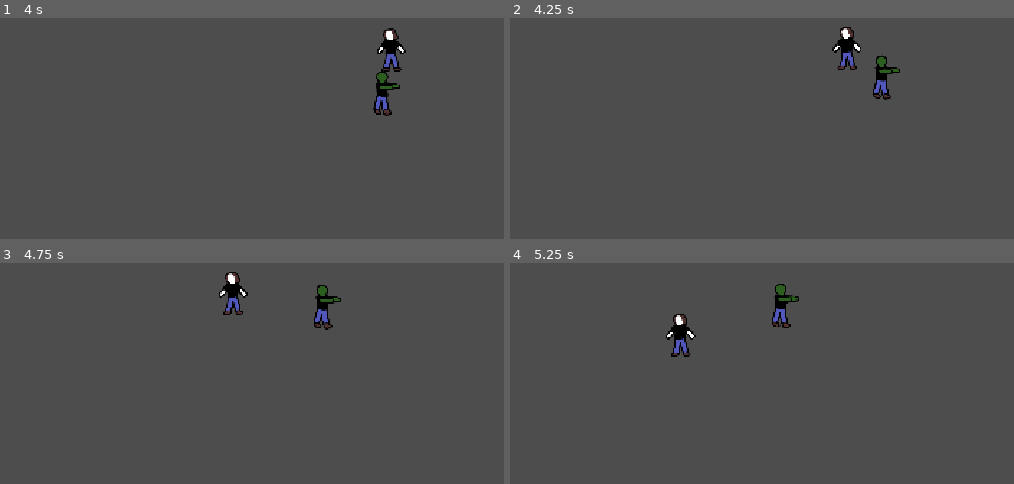
Above: before the commit, frames 1-4 (two rows, left to right).
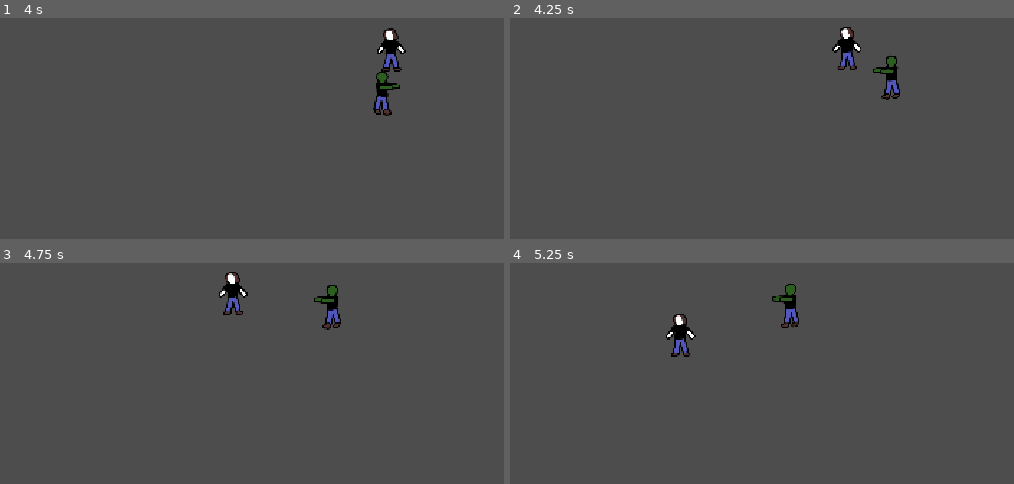
Above: after the commit, the same moments.

Repository: lkump/monster-mosh
Game: Godot game, scene res://main.tscn
Two runs of this game, one before a commit and one after it. Both use one fixed random seed, a clock stepped at 60 frames per second and the inputs below. The project has no main scene, so this scene is started directly.
Inputs:
- Up to frame 1 (4 s): hold D (right) 0.53-1.28 s; tap Space (attack) every 0.75 s from 0.6 to 3.6 s; hold S (down) 1.28-2.03 s; hold D (right) 2.03-2.78 s; hold W (up) 2.78-3.53 s; hold A (left) from 3.53 s (still down)
- Up to frame 2 (4.25 s): keep holding A (left)
- Up to frame 3 (4.75 s): keep holding A (left); tap Space (attack) at 4.35 s
- Up to frame 4 (5.25 s): release A (left) at 5.03 s; hold S (down) from 5.03 s (still down); tap Space (attack) at 5.1 s

Frame 1 is identical in both runs. In frame 2, 0.7% of the frame differs, in the area x 72-78%, y 17-38%; in frame 3, 0.7%; in frame 4, 0.8%, in the area x 51-58%, y 9-30%.

Commit message:
enemy sprite now flips side based on movement direction

Diff:
--- a/enemy.gd
+++ b/enemy.gd
@@ -20,3 +20,7 @@
 	if position.distance_to(player_position) > 3:
 		velocity = target_position*SPEED
 		move_and_slide()
+	if target_position.x < 0:
+		$Sprite2D.flip_h = true
+	else:
+		$Sprite2D.flip_h = false
